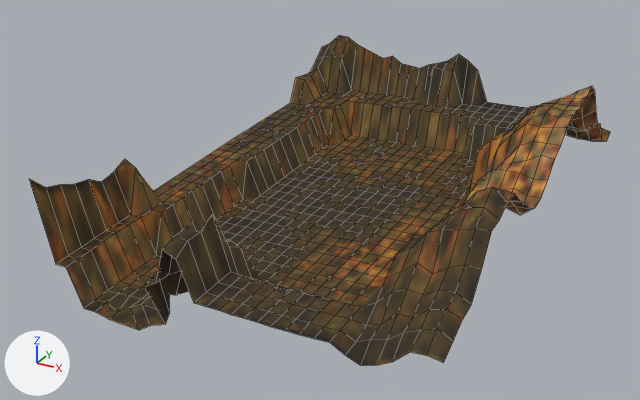
The FBX model tkTools(Scale付き)/Assets/Stage/kazan5.FBX: old version first, new version second.
One viewpoint serves both versions: a 50 mm camera at (94.7, -197.3, 91.2) aimed at (-8.4, -9.8, -2.6). Every picture has the same lights, and +X, +Y and +Z are marked at lower left. Mesh edges are drawn as thin lines.
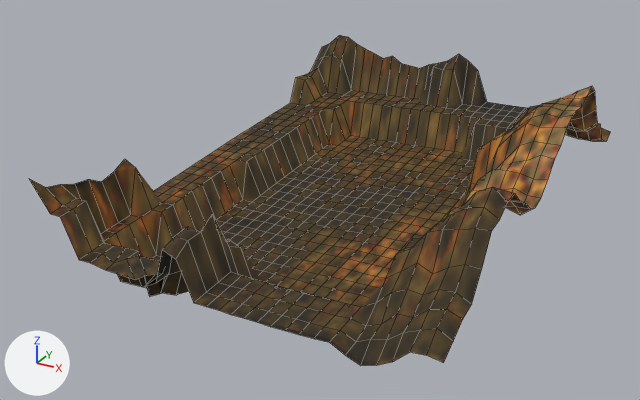
The newer file is also rescaled (x1.36) as a whole; pictures and numbers use the older file's frame.

Diff of the bpy script that builds the scene:
```diff
--- a/tkTools(Scale付き)/Assets/Stage/kazan5.FBX.py
+++ b/tkTools(Scale付き)/Assets/Stage/kazan5.FBX.py
@@ me_mesh @@
 me_mesh.from_pydata(...)  # 961 vertices, 900 faces; spans x -50.2..49.3, y -69.9..67.7, z -14.7..26.2
 # used by ob_plane001; location = (0.0, 0.0, 0.0)
+# me_mesh part 1: all 22 vertices in x -46.3..-15.9, y -69.9..-58.3, z -14.7..-3.9 are moved by (0.7, -0.3, 13.0)
 me_mesh.materials.append(mat_material__153)
```

Where the change shows, as pixel boxes [x1, y1, x2, y2] in the pictures (640 x 400 px; the box of a moved part takes in the faces that stretch with it):
part 1 of me_mesh, moved or reshaped: before [29, 179, 170, 330]; after [29, 179, 168, 296]
